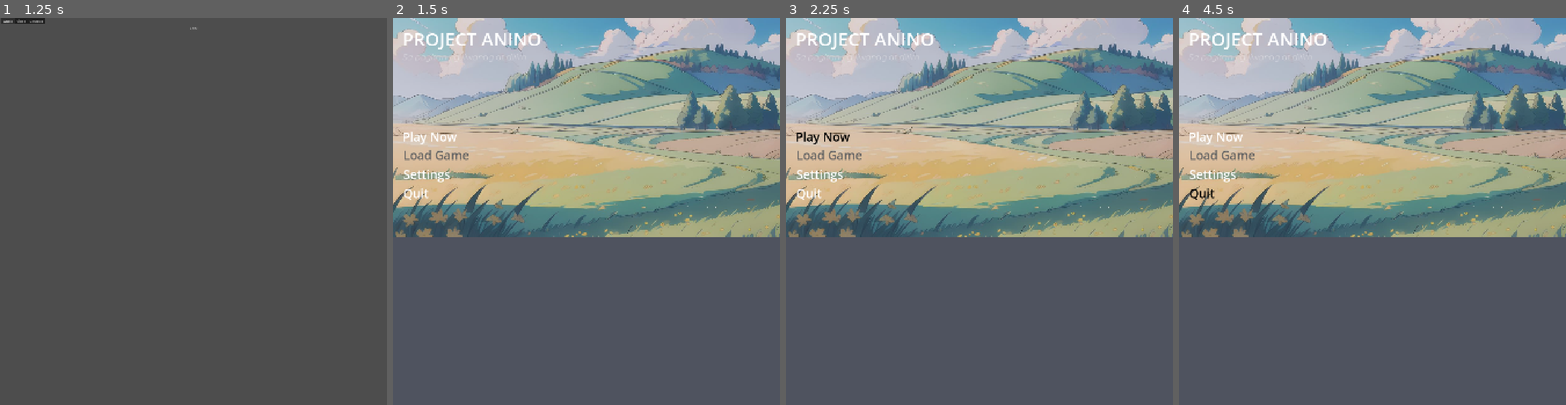
Above: before the commit, frames 1-4 (left to right).
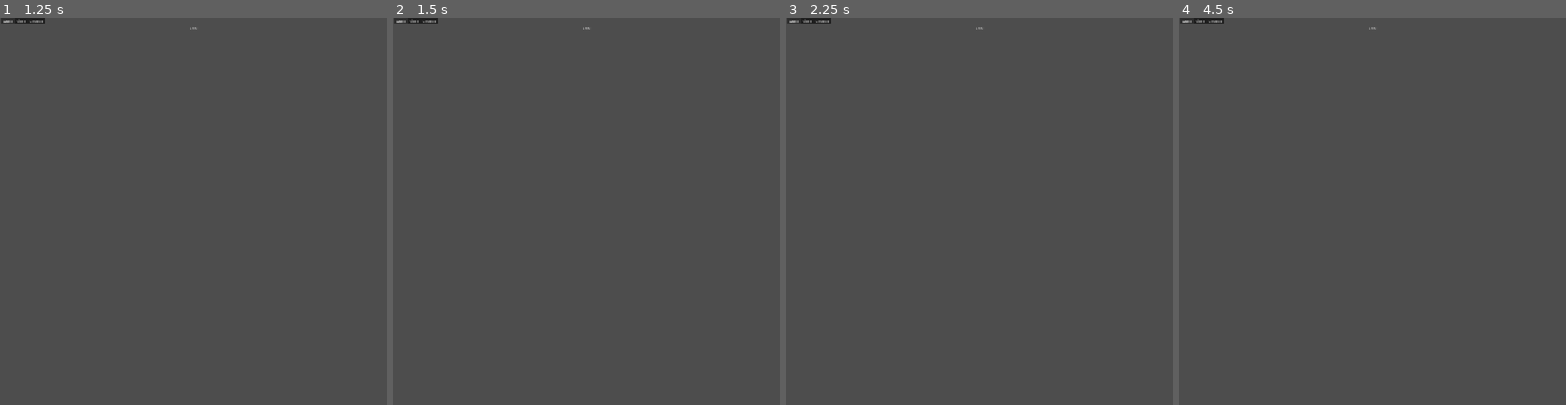
Above: after the commit, the same moments.

Repository: NoContextOrg/anino-visual-novel
Game: Godot game, scene res://scenes/ui/main_menu.tscn
Two runs of this game, one before a commit and one after it. Both use one fixed random seed, a clock stepped at 60 frames per second and the inputs below.
Inputs (mouse positions are in pixels of both pictures, inside the frame that each line leads up to):
- Up to frame 1 (1.25 s): click "Settings" at 0.5 s
- Up to frame 2 (1.5 s): click "Back" at 1.25 s
- Up to frame 3 (2.25 s): click (933, 137) at 2 s, where only the run before the commit has a clickable "Play Now"
- Up to frame 4 (4.5 s): click (1326, 137) at 2.75 s, where only the run before the commit has a clickable "Play Now"; click (1326, 137) at 3.5 s, where only the run before the commit has a clickable "Play Now"; move the mouse to (1457, 192) at 4.27 s; hold Shift from 4.28 s (still down); click (1457, 192) at 4.42 s

Frame 1 is identical in both runs. In frame 2, 55% of the frame differs, in the area x 0-100%, y 0-57%; in frame 3, 55%; in frame 4, 55%.
Error after the commit: Invalid access to property or key 'pressed' on a base object of type 'null instance'. (res://scenes/ui/settings_menu.gd:8)

Commit message:
refactor(settings): update to pascal case for backbutton
Co-authored-by: Copilot Autofix powered by AI <175728472+Copilot@users.noreply.github.com>

Diff:
--- a/scenes/ui/settings_menu.tscn
+++ b/scenes/ui/settings_menu.tscn
@@ -43,7 +43,7 @@
 layout_mode = 2
 metadata/_tab_index = 2
 
-[node name="back_button" type="Button" parent="MarginContainer/VBoxContainer" unique_id=590949822]
+[node name="BackButton" type="Button" parent="MarginContainer/VBoxContainer" unique_id=590949822]
 layout_mode = 2
 theme_type_variation = &"FlatButton"
 text = "Back"
